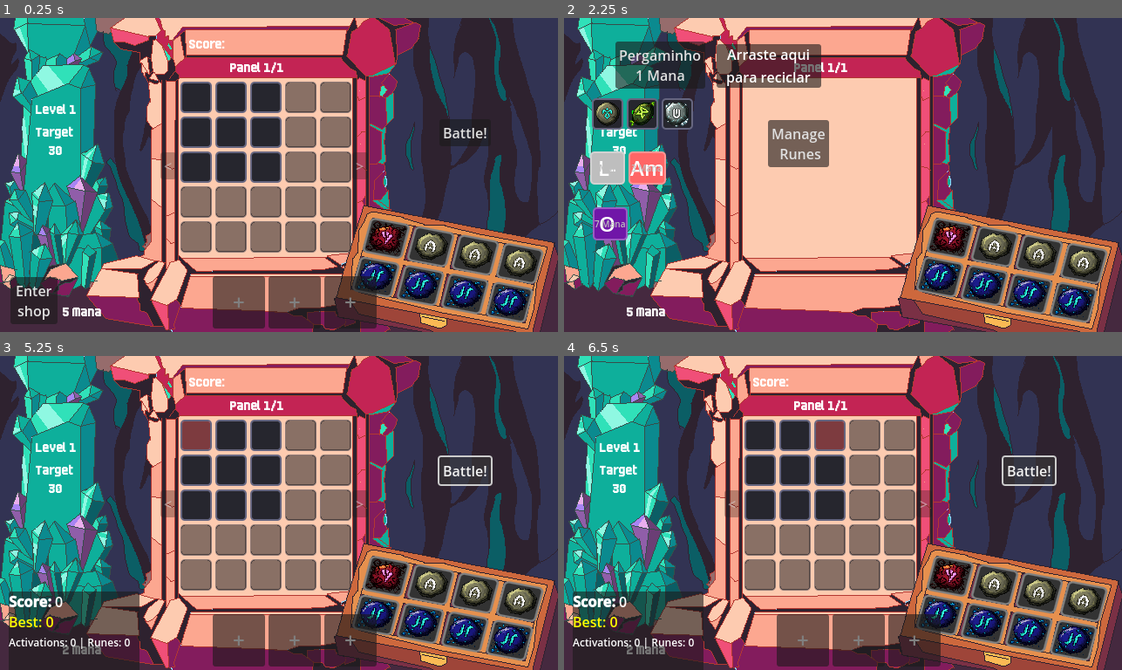
Above: before the commit, frames 1-4 (two rows, left to right).
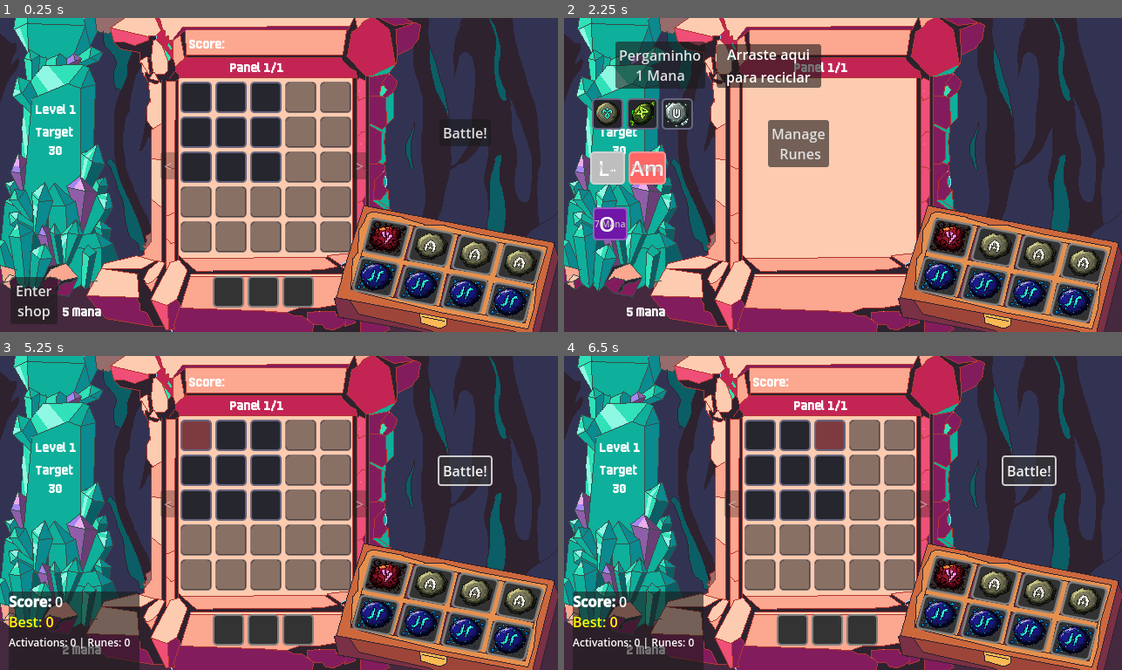
Above: after the commit, the same moments.

Repository: RenatoAAB/Runes
Game: Godot game, scene res://scenes/main.tscn
Same seed, same stepped clock (60 frames per second), same inputs: the game is played once before the commit and once after it.
Inputs:
- Up to frame 1 (0.25 s): no input
- Up to frame 2 (2.25 s): click "Enter shop" at 0.5 s; click "Manage Runes" at 1.25 s; click "Enter shop" at 2 s
- Up to frame 3 (5.25 s): click "Pergaminho 1 Mana" at 2.75 s; click "Pergaminho 2 Mana" at 3.5 s; click "Manage Runes" at 4.25 s; click "Battle!" at 5 s
- Up to frame 4 (6.5 s): click "Battle!" at 5.75 s

The runs differ from the first frame. In frame 1, 4.3% of the frame differs, in the area x 38-68%, y 82-99%; in frame 2, nothing differs; in frame 3, 4.3%; in frame 4, 4.3%.

Commit message:
ajustes relic slots

Diff:
--- a/scripts/main_controller.gd
+++ b/scripts/main_controller.gd
@@ -38,7 +38,7 @@
 # Panel system
 var _panel_manager: PanelManager = null
 var _extra_inventory: ExtraInventoryManager = null
-var _relic_slot_uis: Array[RelicSlotUI] = []
+var _relic_slot_uis: Array[SlotUI] = []
 var _current_panel_index: int = 0
 var _bound_grid_manager: GridManager = null
 var _bound_reader: Reader = null
@@ -272,25 +272,26 @@
 	_bound_reader = null
 
 
-## Generate relic slots UI (3 slots per panel)
+## Configure relic slots from scene children (SlotUI instances)
 func _generate_relic_slots() -> void:
 	if not relic_slots_container:
 		return
-
-	# Clear existing
+	_relic_slot_uis.clear()
+
+	var idx := 0
 	for child in relic_slots_container.get_children():
-		child.queue_free()
-	_relic_slot_uis.clear()
-
-	# Create 3 relic slots
-	for i in range(3):
-		var relic_slot = RelicSlotUI.new()
-		relic_slot.slot_index = i
-		relic_slot.panel_index = _current_panel_index
-		relic_slot.relic_dropped.connect(_on_relic_dropped)
-		relic_slot.relic_clicked.connect(_on_relic_clicked)
-		relic_slots_container.add_child(relic_slot)
-		_relic_slot_uis.append(relic_slot)
+		var slot_ui = child as SlotUI
+		if not slot_ui:
+			continue
+		slot_ui.is_relic_slot = true
+		slot_ui.relic_slot_index = idx
+		slot_ui.relic_panel_index = _current_panel_index
+		if not slot_ui.relic_slot_dropped.is_connected(_on_relic_dropped):
+			slot_ui.relic_slot_dropped.connect(_on_relic_dropped)
+		if not slot_ui.relic_slot_clicked.is_connected(_on_relic_clicked):
+			slot_ui.relic_slot_clicked.connect(_on_relic_clicked)
+		_relic_slot_uis.append(slot_ui)
+		idx += 1
 
 	_update_relic_slots_display()
 
@@ -306,13 +307,16 @@
 
 	for i in range(_relic_slot_uis.size()):
 		var slot_ui = _relic_slot_uis[i]
-		slot_ui.panel_index = _current_panel_index
+		slot_ui.relic_panel_index = _current_panel_index
 
 		# Set relic if panel has one at this index
 		if i < panel.attached_relics.size():
-			slot_ui.set_relic(panel.attached_relics[i])
+			var r = panel.attached_relics[i]
+			slot_ui._relic_instance = r
+			slot_ui.set_extra_item("relic", r.data, r)
 		else:
-			slot_ui.set_relic(null)
+			slot_ui._relic_instance = null
+			slot_ui.clear_display()
 
 
 ## Handle panel navigation
@@ -387,21 +391,21 @@
 
 
 ## Handle relic dropped on a slot
-func _on_relic_dropped(relic: RelicInstance, target_slot_ui: RelicSlotUI, source_slot_ui: RelicSlotUI) -> void:
+func _on_relic_dropped(relic: RelicInstance, target_slot_ui: SlotUI, source_slot_ui: SlotUI) -> void:
 	if not _panel_manager or not _extra_inventory:
 		return
 
-	var target_panel = _panel_manager.get_panel(target_slot_ui.panel_index)
+	var target_panel = _panel_manager.get_panel(target_slot_ui.relic_panel_index)
 	if not target_panel:
 		return
 
 	# If relic comes from another relic slot, detach from that panel first
-	if source_slot_ui:
-		var source_panel = _panel_manager.get_panel(source_slot_ui.panel_index)
+	if source_slot_ui and source_slot_ui.is_relic_slot:
+		var source_panel = _panel_manager.get_panel(source_slot_ui.relic_panel_index)
 		if source_panel:
 			source_panel.detach_relic(relic)
 		relic.detach_from_panel()
-		source_slot_ui.clear_relic()
+		source_slot_ui._relic_instance = null
 	elif relic.is_attached():
 		# Relic is attached to a panel but dragged from somewhere else
 		var source_panel = _panel_manager.get_panel(relic.attached_panel_index)
@@ -414,8 +418,8 @@
 
 	# Try to attach relic to target panel
 	if target_panel.attach_relic(relic):
-		relic.attach_to_panel(target_slot_ui.panel_index)
-		target_slot_ui.set_relic(relic)
+		relic.attach_to_panel(target_slot_ui.relic_panel_index)
+		target_slot_ui._relic_instance = relic
 
 	_update_relic_slots_display()
 	_update_other_inventory_display()
@@ -712,24 +716,21 @@
 func _on_relic_step_started(relic_index: int, _relic: RelicInstance) -> void:
 	if relic_index >= 0 and relic_index < _relic_slot_uis.size():
 		var slot_ui = _relic_slot_uis[relic_index]
-		if slot_ui.highlight_rect:
-			slot_ui.highlight_rect.color = Color(1.0, 0.85, 0.0, 0.55)  # Gold highlight
+		slot_ui.set_buff_highlight(Color(1.0, 0.85, 0.0, 0.55))  # Gold highlight
 
 func _on_relic_step_completed(relic_index: int, _relic: RelicInstance, multiplier: float) -> void:
 	if relic_index >= 0 and relic_index < _relic_slot_uis.size():
 		var slot_ui = _relic_slot_uis[relic_index]
-		if slot_ui.highlight_rect:
-			# Brief green/red flash based on multiplier, then clear
-			var flash_color = Color(0.3, 1.0, 0.3, 0.5) if multiplier > 1.0 else Color(0.5, 0.5, 0.5, 0.2)
-			slot_ui.highlight_rect.color = flash_color
-			var tween = slot_ui.create_tween()
-			tween.tween_property(slot_ui.highlight_rect, "color", Color.TRANSPARENT, 0.3)
+		# Brief green/red flash based on multiplier, then clear
+		var flash_color = Color(0.3, 1.0, 0.3, 0.5) if multiplier > 1.0 else Color(0.5, 0.5, 0.5, 0.2)
+		slot_ui.set_buff_highlight(flash_color)
+		var tween = slot_ui.create_tween()
+		tween.tween_property(slot_ui.buff_rect, "color", Color.TRANSPARENT, 0.3)
 
 func _on_relic_processing_finished(_combined_multiplier: float) -> void:
 	# Ensure all highlights are cleared
 	for slot_ui in _relic_slot_uis:
-		if slot_ui.highlight_rect:
-			slot_ui.highlight_rect.color = Color.TRANSPARENT
+		slot_ui.set_buff_highlight(Color.TRANSPARENT)
 
 
 func _on_economy_changed(_event) -> void:
--- a/scripts/ui/slot_ui.gd
+++ b/scripts/ui/slot_ui.gd
@@ -14,6 +14,8 @@
 signal extra_item_dropped(item_type: String, item_data: Variant, item_instance: Variant, target_slot_ui: SlotUI)
 signal modifier_dropped(modifier: SlotModifierData, target_slot_ui: SlotUI)
 signal piece_dropped(piece: SlotPieceData, target_slot_ui: SlotUI)
+signal relic_slot_dropped(relic: RelicInstance, target_slot_ui: SlotUI, source_slot_ui: SlotUI)
+signal relic_slot_clicked(relic: RelicInstance)
 
 # If part of the grid, this will be set.
 var grid_coord: Vector2i = Vector2i(-1, -1)
@@ -23,6 +25,11 @@
 var is_slot_type_ui: bool = false
 # Whether this slot is unlocked (can hold runes) or locked (empty space for pieces)
 var is_unlocked: bool = true
+# Whether this slot acts as a relic container
+var is_relic_slot: bool = false
+var relic_slot_index: int = 0
+var relic_panel_index: int = 0
+var _relic_instance: RelicInstance = null
 
 var rune_ui: RuneUI
 var item_ui: ItemUI  # For extra inventory items
@@ -262,7 +269,54 @@
 		tooltip_manager.hide_tooltip()
 
 
+## Handle click on relic slots to remove the relic
+func _gui_input(event: InputEvent) -> void:
+	if not is_relic_slot or not _relic_instance:
+		return
+	if event is InputEventMouseButton and event.pressed and event.button_index == MOUSE_BUTTON_LEFT:
+		relic_slot_clicked.emit(_relic_instance)
+
+
+## Handle dragging relics out of relic slots
+func _get_drag_data(_at_position: Vector2) -> Variant:
+	if not is_relic_slot or not _relic_instance:
+		return null
+
+	# Check phase
+	var game_manager = get_tree().get_first_node_in_group("game_manager")
+	if game_manager:
+		if game_manager.current_phase == GameEnums.GamePhase.BATTLE or game_manager.current_phase == GameEnums.GamePhase.RESOLUTION:
+			return null
+
+	# Create preview
+	var preview = TextureRect.new()
+	if _relic_instance.data and _relic_instance.data.icon:
+		preview.texture = _relic_instance.data.icon
+	preview.expand_mode = TextureRect.EXPAND_FIT_WIDTH_PROPORTIONAL
+	preview.custom_minimum_size = Vector2(48, 48)
+	preview.size = Vector2(48, 48)
+	preview.modulate = Color(1, 1, 1, 0.7)
+
+	var control = Control.new()
+	control.add_child(preview)
+	preview.position = -0.5 * preview.size
+	set_drag_preview(control)
+
+	return {
+		"source_ui": self,
+		"source_type": "relic_slot",
+		"relic_instance": _relic_instance,
+		"item_type": "relic",
+		"item_instance": _relic_instance,
+		"panel_index": relic_panel_index,
+		"slot_index": relic_slot_index
+	}
+
+
 func set_rune(rune: RuneInstance) -> void:
+	# If this is a relic slot, ignore rune set calls
+	if is_relic_slot:
+		return
 	# Clear existing UI
 	if rune_ui:
 		rune_ui.queue_free()
@@ -283,6 +337,16 @@
 	if typeof(data) != TYPE_DICTIONARY:
 		return false
 
+	# Relic slots accept relic data only
+	if is_relic_slot:
+		if _relic_instance != null:
+			return false  # Already has a relic
+		if data.has("relic_instance") and data.relic_instance != null:
+			return true
+		if data.get("item_type") == "relic" and data.has("item_instance"):
+			return true
+		return false
+
 	# Can drop rune instances only on UNLOCKED slots
 	if data.has("rune_instance") and not data.has("source_type"):
 		return is_unlocked
@@ -310,8 +374,21 @@
 func _drop_data(_at_position: Vector2, data: Variant) -> void:
 	var source_ui = data.get("source_ui")
 	var source_slot_ui = null
-	if source_ui and source_ui.get_parent() is SlotUI:
+	if source_ui is SlotUI:
+		source_slot_ui = source_ui
+	elif source_ui and source_ui.get_parent() is SlotUI:
 		source_slot_ui = source_ui.get_parent()
+
+	# Handle relic drop onto a relic slot
+	if is_relic_slot:
+		var dropped_relic: RelicInstance = null
+		if data.has("relic_instance"):
+			dropped_relic = data.relic_instance as RelicInstance
+		elif data.get("item_type") == "relic" and data.has("item_instance"):
+			dropped_relic = data.item_instance as RelicInstance
+		if dropped_relic:
+			relic_slot_dropped.emit(dropped_relic, self, source_slot_ui)
+		return
 
 	# Handle relic drop from relic slot back to inventory
 	if data.get("source_type") == "relic_slot" and data.has("relic_instance"):
